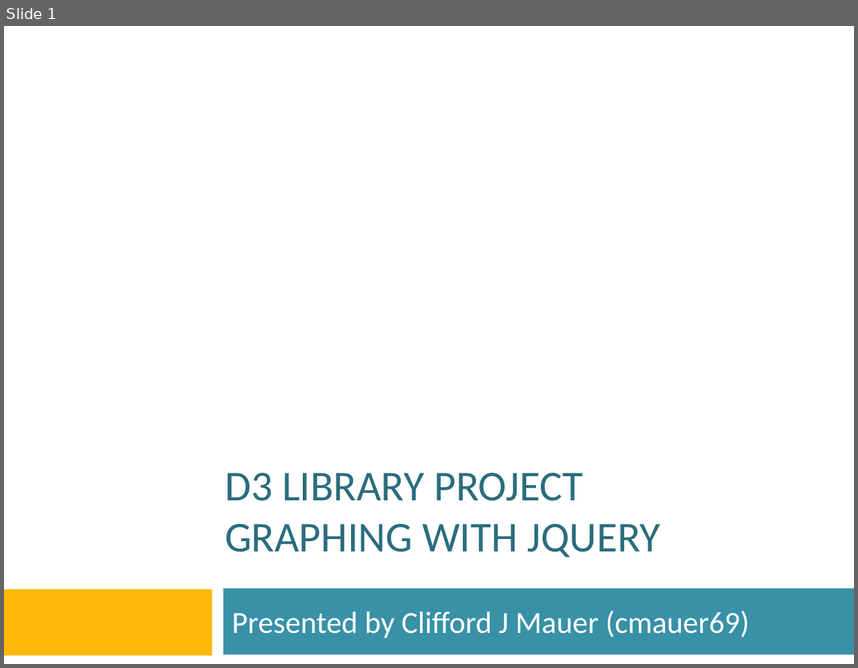
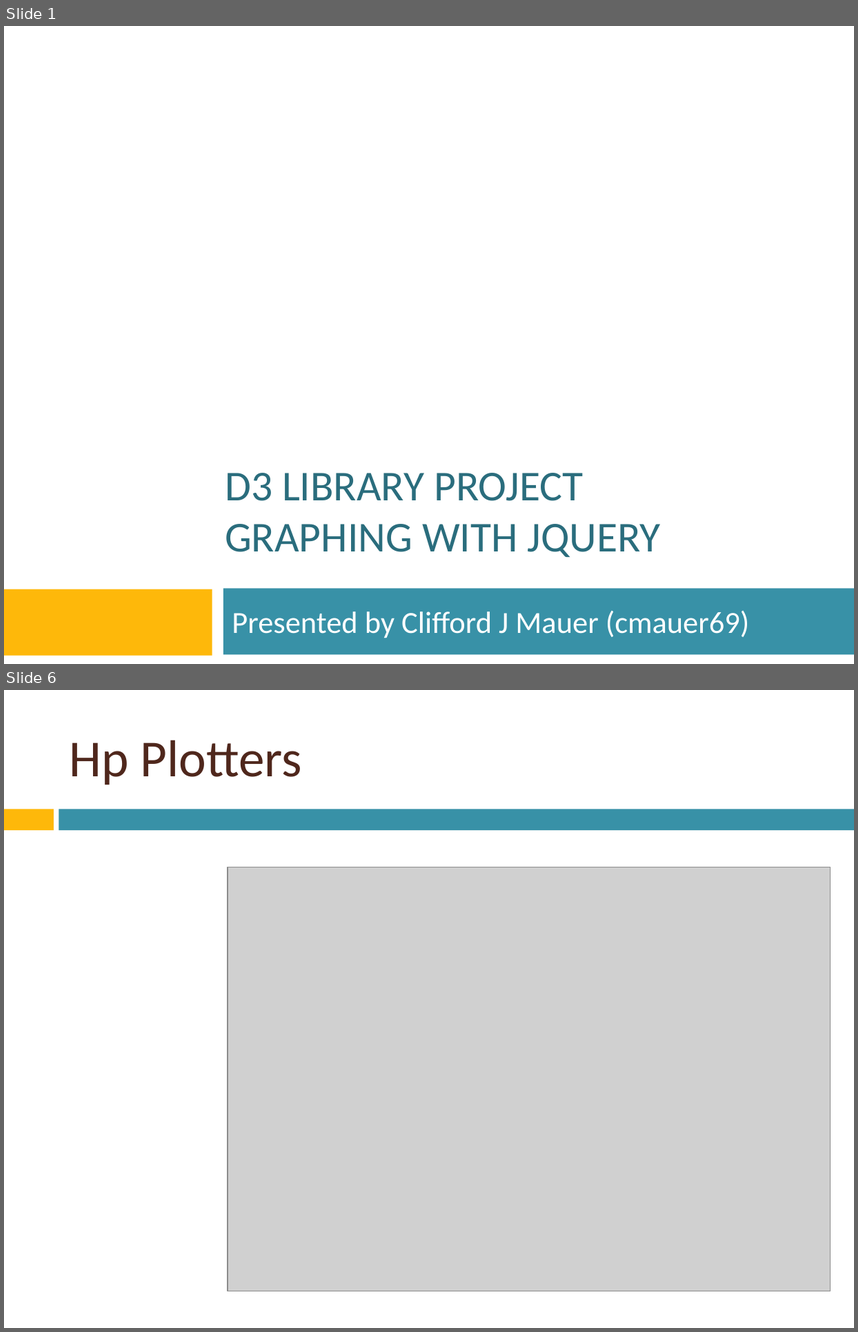
Before and after one commit to htc-ccis2591/js-library-project, a slide deck: D3-Library-project.pptx. Shown one above the other, each under a label of ours: slide 1 before the commit, slides 1 and 6 after it; the slides between them are not shown. The pictures are 858x668 and 858x1332 pixels, drawn with LibreOffice and Linux fonts; fonts in the diff are those of the drawing; grey boxes stand for pictures; background and template pictures are left out. Boxes give left, top, right and bottom in pixels: in the first picture for what was removed or moved away, otherwise in the second. Text is boxed around its words. In the diff, an @@ line names an element or a change of style, - is before the commit and + after.

```diff
--- a/D3-Library-project.pptx
+++ b/D3-Library-project.pptx
@@ slide 6 added at (4, 690, 854, 1328), background picture (left out) @@
@@ title added at (69, 740, 303, 785), 44 pt, text #4F271C @@
+Hp Plotters
@@ rectangle added at (4, 809, 53, 830), fill #FEB80A @@
@@ rectangle added at (59, 809, 854, 830), fill #3891A7 @@
@@ picture added at (228, 867, 831, 1290) @@
```
Also in this commit, not shown: 3 slides changed, 15 other slides added, 16 slides removed.
